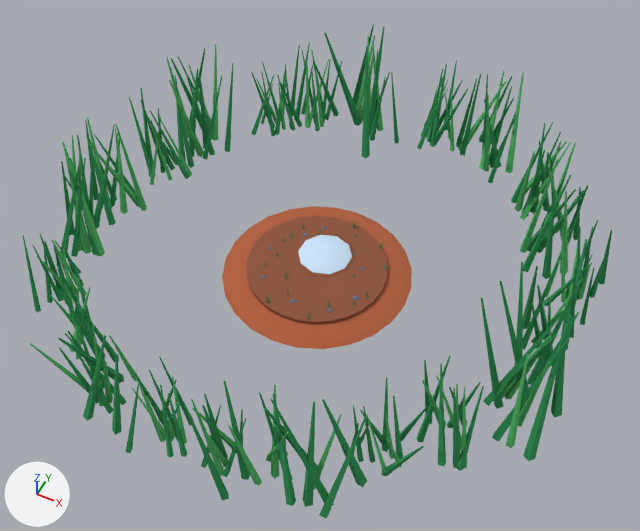
The glTF model game/assets/3d/env/bog_leech.glb: old version first, new version second.
One viewpoint serves both versions: a camera (50 mm lens) standing at (22.6, -44.8, 56.1) and looking at (1.2, -1.8, 2.4). Lighting does not change. The marker at lower left points along +X, +Y and +Z. The older version comes first. Vertices at exactly the same position are counted once.

Objects in the first picture: 'BogLeechGround'.
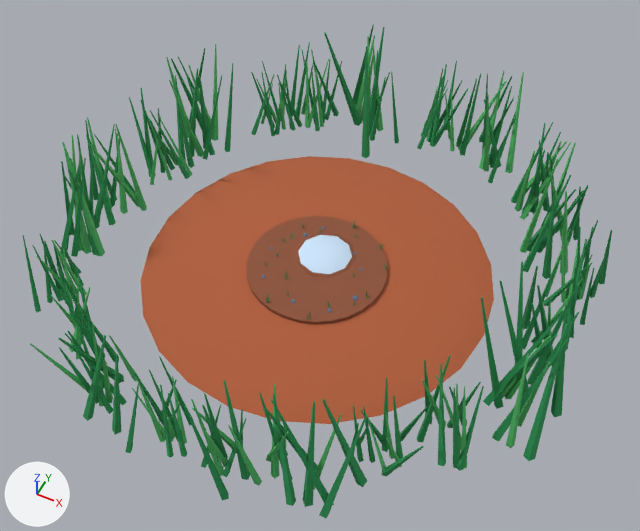
Boxes (x1, y1, x2, y2) around the edits, measured in the pictures (640 x 531 px; the box of a moved part takes in the faces that stretch with it):
part 1 of me_cone, moved or reshaped
    before: (222, 206, 412, 349)
    after: (141, 156, 494, 424)

The edits, one by one:
me_cone has 3295 vertices, 5114 faces and spans x -22.5..22.7, y -21.9..23.7, z -0.9..10.9.
me_cone is used by ob_bogleechground; location (0.0, 0.0, 0.0).
me_cone part 1: the loose piece of 48 vertices spanning x -8.1..8.1, y -8.1..8.1, z -0.9..-0.4 is scaled about its middle by (1.85, 1.85, 1).
